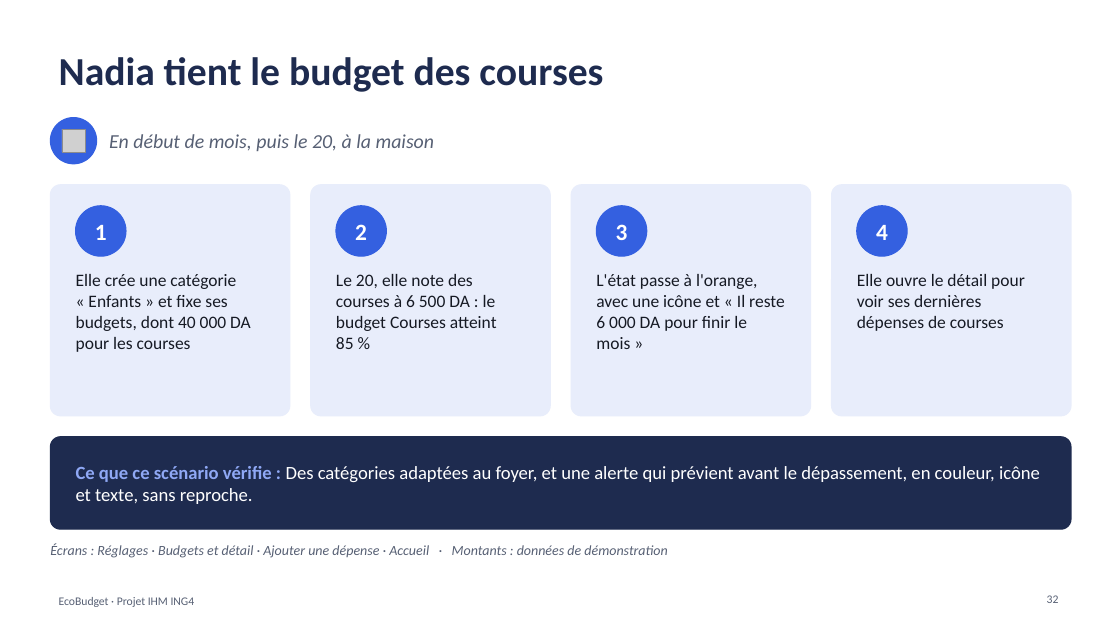
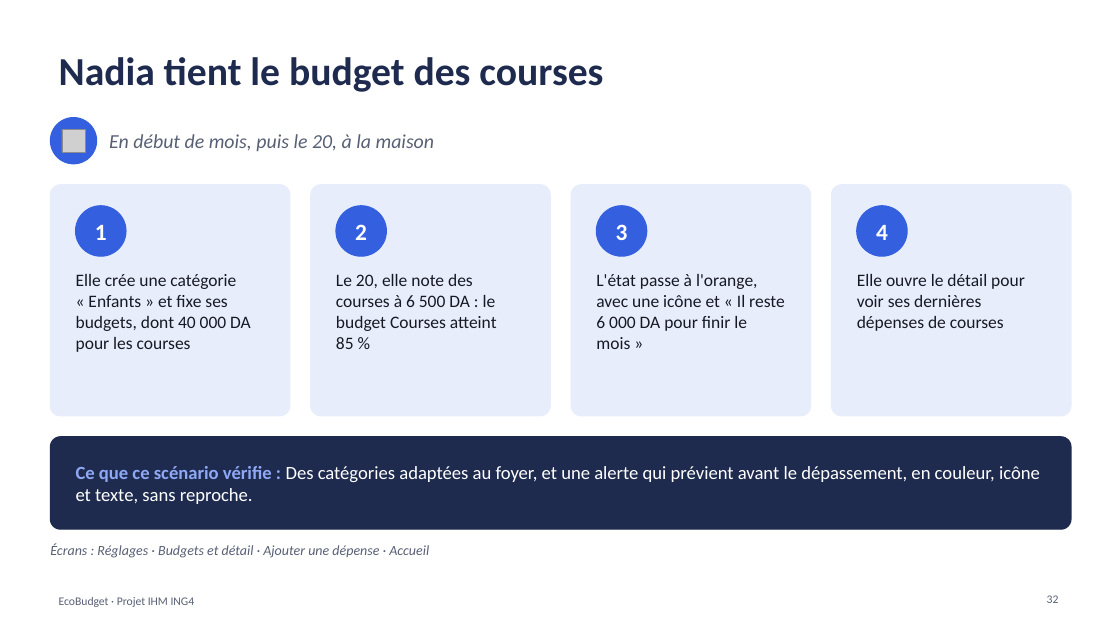
Before and after one commit to kaderouadahi/EcoBudget, a slide deck: slide 32 of livrables/EcoBudget.pptx. Drawn at 1120x630 pixels with LibreOffice and Linux fonts; fonts in the diff are those of the drawing; grey boxes stand for pictures. Boxes give left, top, right and bottom in pixels: in the first picture for what was removed or moved away, otherwise in the second. Text is boxed around its words. In the diff, an @@ line names an element or a change of style, - is before the commit and + after.

```diff
--- a/livrables/EcoBudget.pptx
+++ b/livrables/EcoBudget.pptx
@@ text at (50, 543, 429, 558): text changed @@
-Écrans : Réglages · Budgets et détail · Ajouter une dépense · Accueil · Montants : données de démonstration
+Écrans : Réglages · Budgets et détail · Ajouter une dépense · Accueil
```
Also in this commit, not shown: 8 other slides changed, 1 other file.
